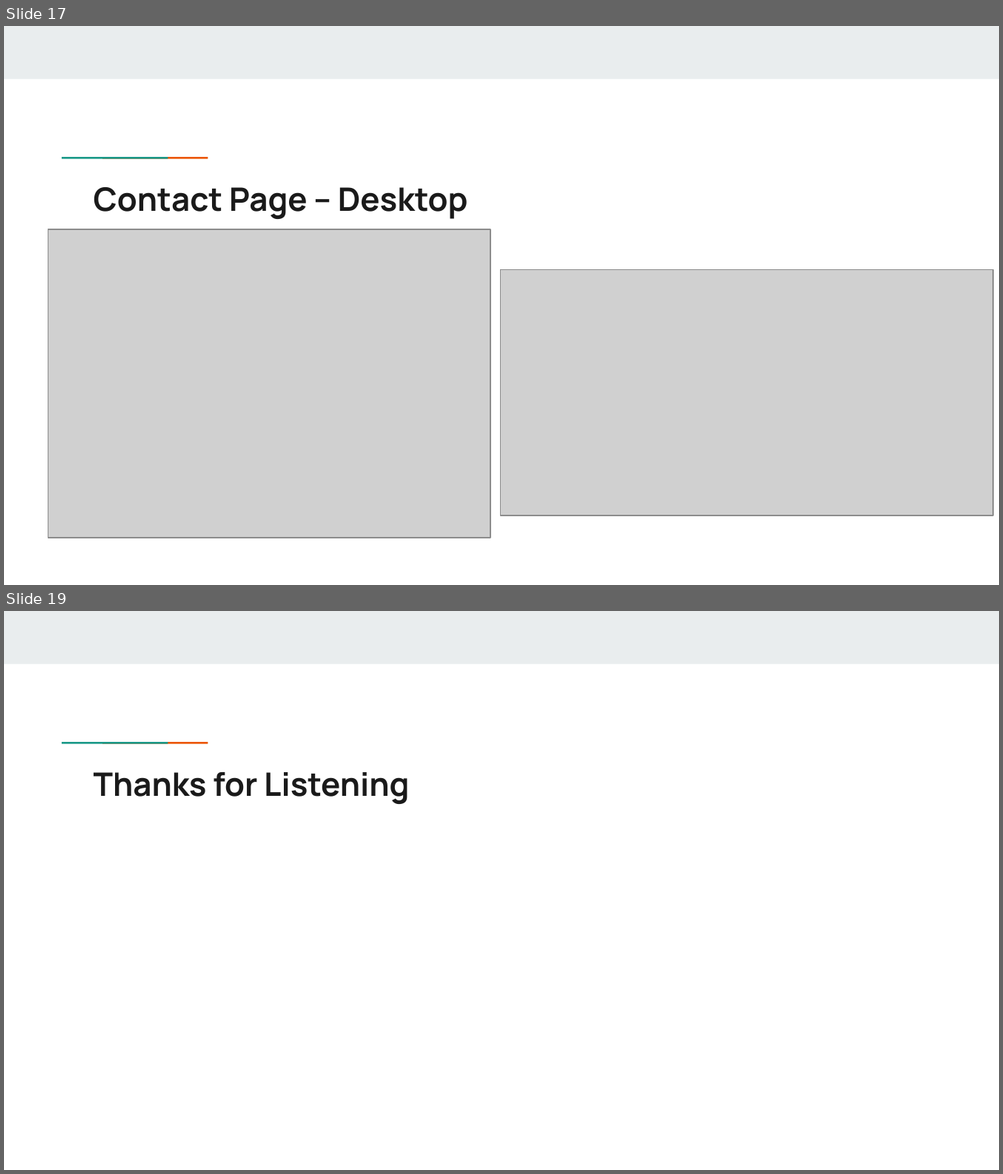
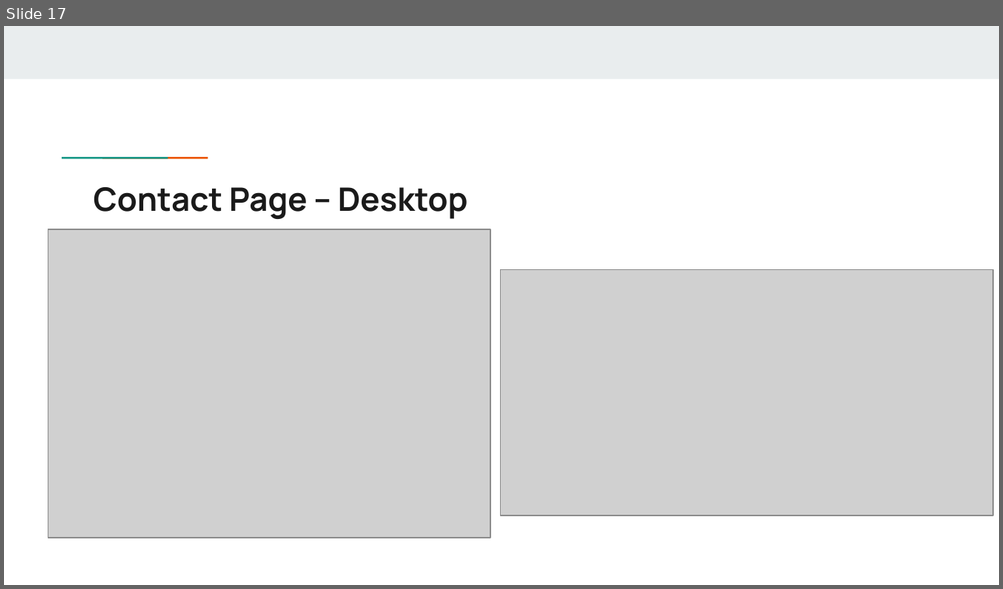
Before and after one commit to Jazz0006/Jazz0006.github.io, a slide deck: ppt/Slide.pptx. Shown one above the other, each under a label of ours: slides 17 and 19 before the commit, slide 17 after it; the slides between them are not shown. The pictures are 1003x1174 and 1003x589 pixels, drawn with LibreOffice and Linux fonts; fonts in the diff are those of the drawing; grey boxes stand for pictures. Boxes give left, top, right and bottom in pixels: in the first picture for what was removed or moved away, otherwise in the second. Text is boxed around its words. In the diff, an @@ line names an element or a change of style, - is before the commit and + after.

```diff
--- a/ppt/Slide.pptx
+++ b/ppt/Slide.pptx
@@ slide 19 removed at (4, 611, 999, 1170), background #FFFFFF; not listed: 3 template elements that a slide beside it also shows @@
@@ title removed at (94, 772, 409, 804) @@
-Thanks for Listening
```
Also in this commit, not shown: 6 slides changed, 1 slide added, 12 other files.
